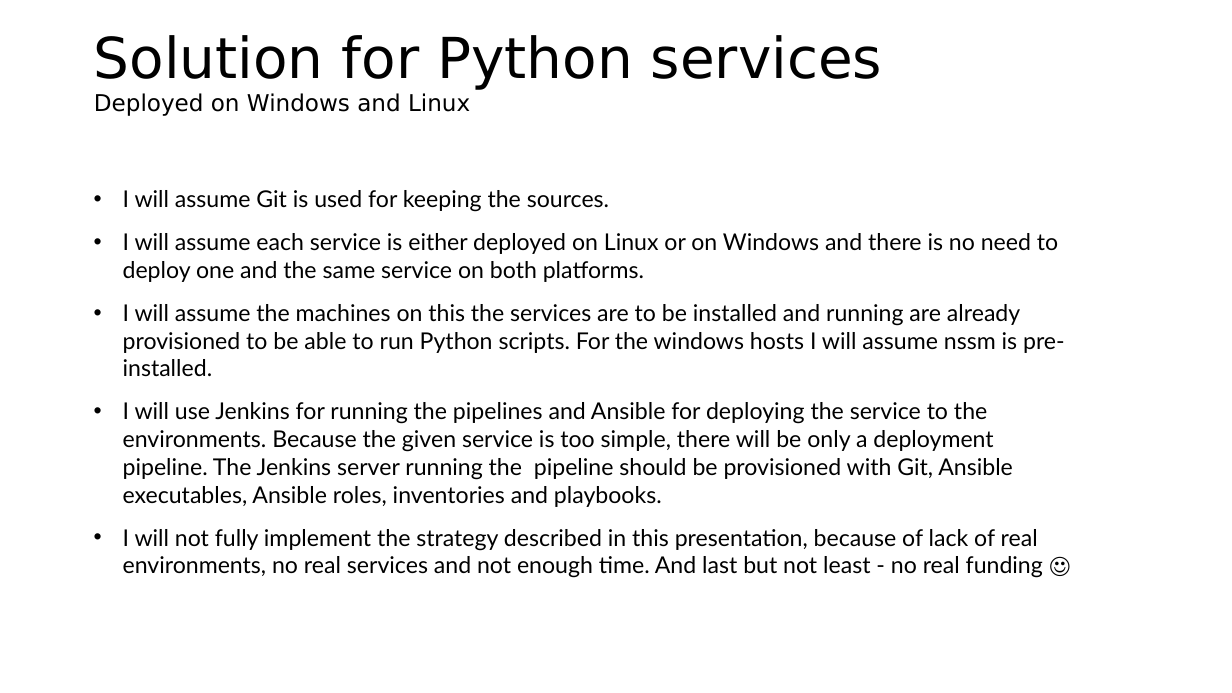
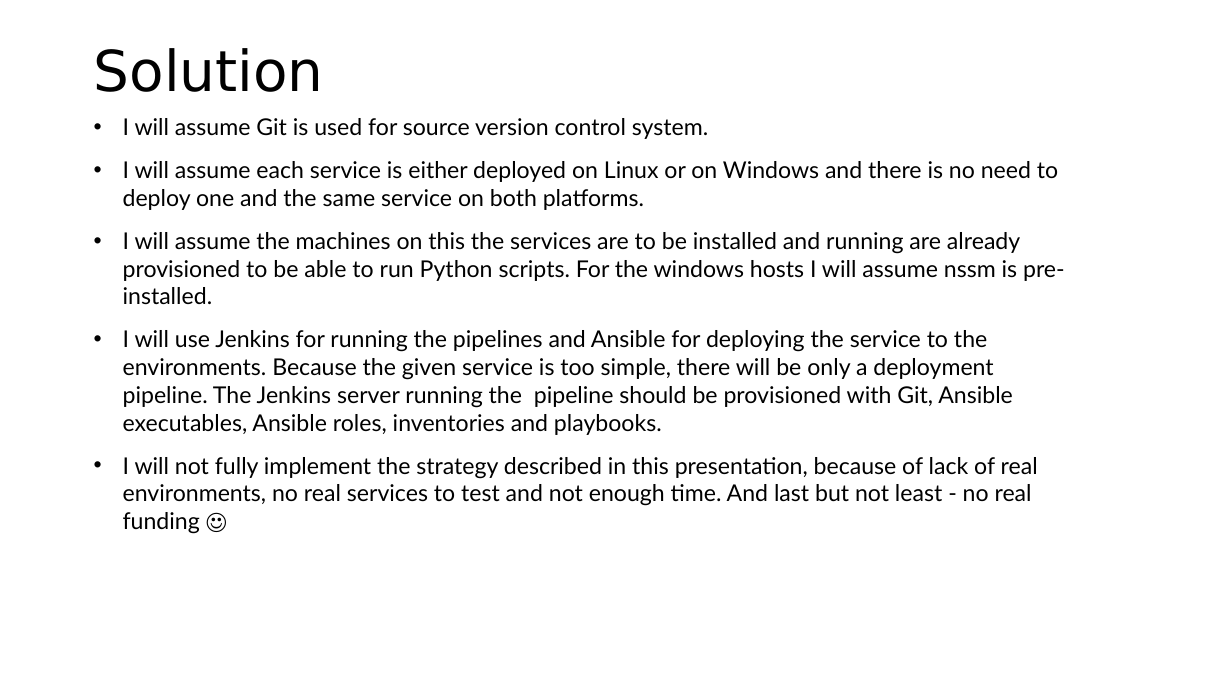
Before and after one commit to mihailnenov/test-python-project, a slide deck: slide 7 of Ps-CICD.pptx. Drawn at 1232x693 pixels with LibreOffice and Linux fonts; fonts in the diff are those of the drawing. Boxes give left, top, right and bottom in pixels: in the first picture for what was removed or moved away, otherwise in the second. Text is boxed around its words. In the diff, an @@ line names an element or a change of style, - is before the commit and + after.

```diff
--- a/Ps-CICD.pptx
+++ b/Ps-CICD.pptx
@@ text at [94,48,324,92]: text changed @@
-Solution for Python services
-Deployed on Windows and Linux
+Solution
@@ text "I will assume Git is ...": place and size @@
-text "I will assume Git is ..." at [123,190,1065,578]
+text "I will assume Git is ..." at [123,118,1065,534]
@@ text at [123,118,708,139]: text changed @@
-• I will assume Git is used for keeping the sources.
+• I will assume Git is used for source version control system.
@@ text at [123,457,1038,534]: text changed @@
-• I will not fully implement the strategy described in this presentation, because of lack of real environments, no real services and not enough time. And last but not least - no real funding ☺
+• I will not fully implement the strategy described in this presentation, because of lack of real environments, no real services to test and not enough time. And last but not least - no real funding ☺
```
Also in this commit, not shown: 1 slide added, 1 other file.
